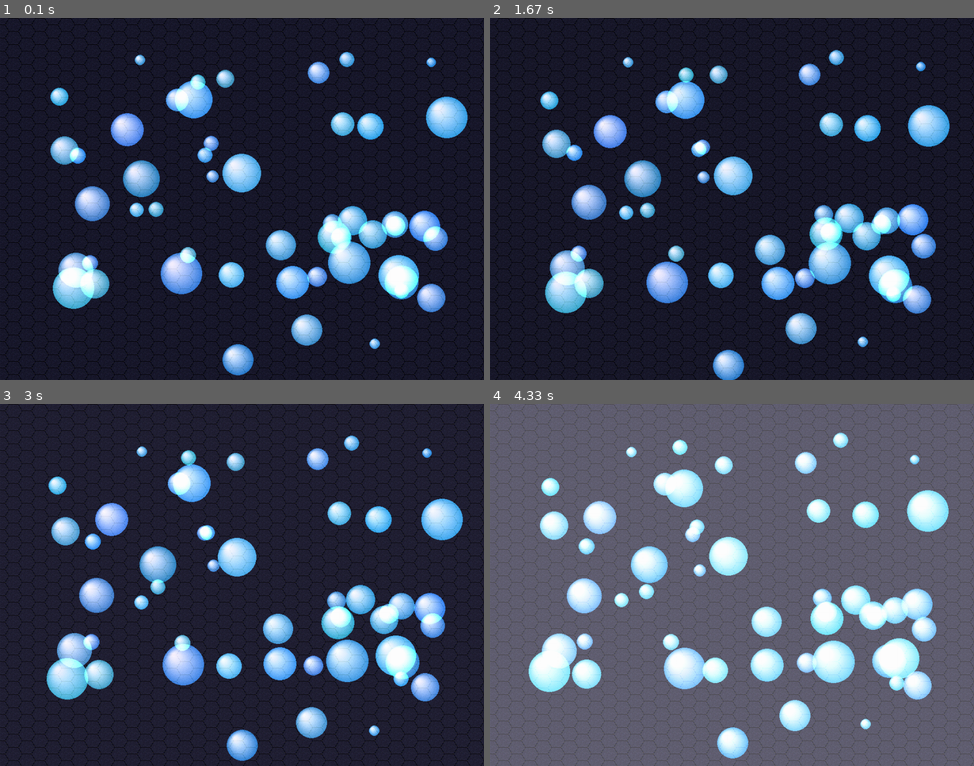
Above: before the commit, frames 1-4 (two rows, left to right).
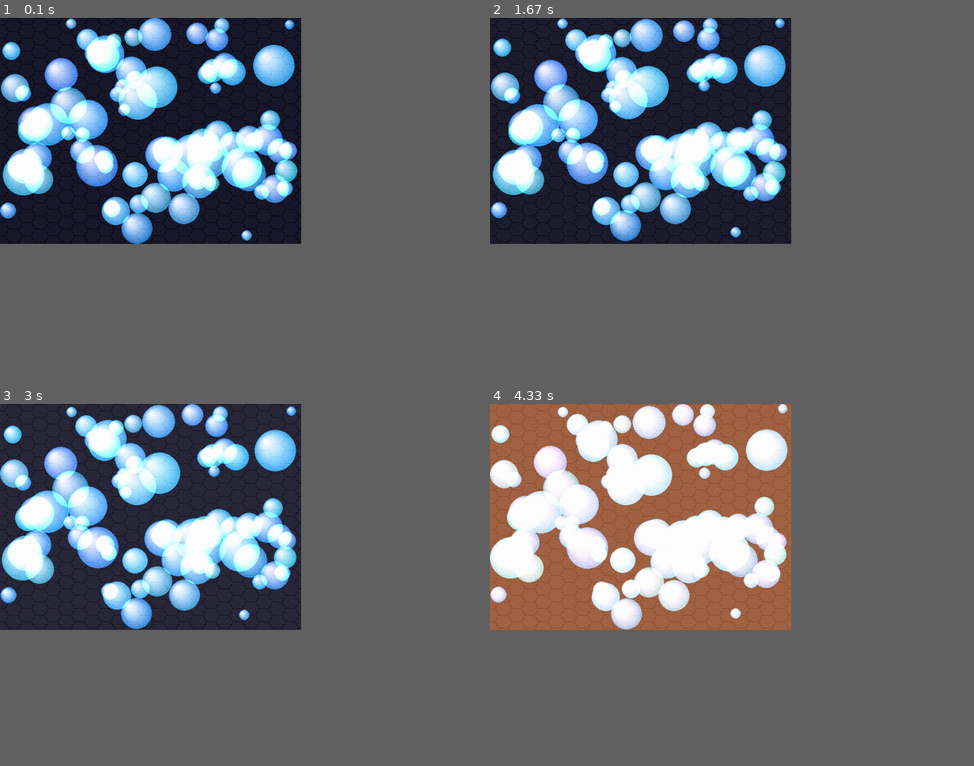
Above: after the commit, the same moments.

Repository: NCSubScript/Evourge
Game: pygame game, started from main.py
Same seed, same stepped clock (60 frames per second), same inputs: the game is played once before the commit and once after it.
Inputs:
- Up to frame 1 (0.1 s): no input
- Up to frame 2 (1.67 s): no input
- Up to frame 3 (3 s): no input
- Up to frame 4 (4.33 s): no input
The window is 900x673 before the commit and 560x420 after it. Grey fills any space a smaller window leaves; there, only what the larger window draws over its background counts as a difference.

The runs differ from the first frame. In frame 1, 33% of the frame differs, in the area x 0-100%, y 0-100%; in frame 2, 33%; in frame 3, 34%; in frame 4, 96%.

Commit message:
Before Breakage

Diff:
--- a/application.py
+++ b/application.py
@@ -2,11 +2,18 @@
 from seasons import Cycles
 from creature import Creatures
 import math
+import time
 class App():
     def __init__(self) -> None:
         self.gui = GUI(self)
         self.cycles = None
         self.creatures = Creatures(self)
+        self.pnow = time.time()
+        self.lastFrame = self.pnow
+        self.frameRate = 0
+        self.fdt = 0.0001
+        self.maxFrameRate = 0
+        self.lastFrameTime = self.pnow - self.gui.fps
 
     def run(self) -> None:
         self.gui.initPygame()
@@ -18,9 +25,25 @@
 
 
         while self._running:
-            self.running()
+            self.clockFrame()
+            if self.now > self.lastFrameTime + ((60 / self.gui.fps) / 60):
+                self.fdt = self.now - self.lastFrameTime
+                self.running()
+
+
 
         self.onExit()
+
+    def clockFrame(self):
+        self.now = time.time()
+        while self.now == self.pnow:
+            self.now = time.time()
+        self.dt = self.now - self.pnow
+        self.maxFrameRate = 60 / self.dt / 60
+        # print(f'FPS={60 / self.fdt / 60} {self.maxFrameRate=}')
+        if self.now < self.lastFrameTime + (((60 / self.gui.fps) / 60) / 2):
+            time.sleep((self.now + (((60 / self.gui.fps) / 60) / 2)) - self.now)
+        self.pnow = self.now
 
     def loop(self):
         self.cycles.changeColors()
@@ -28,6 +51,7 @@
 
 
     def running(self):
+        self.lastFrameTime = time.time()
         self.gui.processEvents()
         self.gui.processInputs()
         self.loop()
--- a/creature.py
+++ b/creature.py
@@ -1,6 +1,7 @@
 import random
 import pygame
 import math
+import time
 
 class Creatures:
     def __init__(self, app):
@@ -9,8 +10,12 @@
         self.data = []
 
     def generate(self):
+        self.count = int(math.sqrt((self.app.gui.window.children["field"].width * self.app.gui.window.children["field"].width)) / 8)
         while len(self.data) < self.count:
             self.data.append(Creature(self.app))
+
+        if self.count and len(self.data) > self.count:
+            del self.data[self.count:]
 
     def render(self, display):
         for creature in self.data:
@@ -21,19 +26,23 @@
             creature.move()
 
     def genLocation(self):
+        self.generate()
         for creature in self.data:
             creature.genLocation()
-()
+
 class Creature:
     def __init__(self, app) -> None:
         self.app = app
         self.location = None
+        self.size = random.randint(10, 45)
         self.genLocation()
         self.color = [random.randint(20, 50), random.randint(100, 150), random.randint(150, 200)]
-        self.size = random.randint(10, 45)
+        self.rect = None
+        self.lastMove = 0
+        self.mps = 10
+        self.draw()
 
-    def render(self, display):
-
+    def draw(self):
         color = self.color.copy()
         size = self.size
         location = [size, size]
@@ -43,11 +52,11 @@
         bstep = (255 - color[2]) / math.floor(size / 2)
 
         # display = display.convert_alpha()
-        surface = pygame.Surface((size*2, size*2), pygame.HIDDEN, 32)
+        self.rect = pygame.Surface((size*2, size*2), pygame.HIDDEN, 32)
 
         while size > 2:
             # print(f'{color=} {location=} {size=} {rstep=} {gstep=} {bstep=}')
-            pygame.draw.circle(surface, tuple(color), location, size)
+            pygame.draw.circle(self.rect, tuple(color), location, size)
             size -= 2
             location[0] -= 1
             location[1] -= 1
@@ -55,16 +64,19 @@
             color[1] = min(255, int(color[1] + gstep))
             color[2] = min(255, int(color[2] + bstep))
 
-        display.blit(surface, self.location, special_flags=pygame.BLEND_RGBA_ADD)
+    def render(self, display):
+         display.blit(self.rect, (self.location[0] - self.size, self.location[1] - self.size), special_flags=pygame.BLEND_RGBA_ADD)
 
     def genLocation(self):
         w = self.app.gui.window.children["field"].width
         h = self.app.gui.window.children["field"].height
-        self.location = [random.randint(int(w*0.1), w-int(w*0.1)), \
-                         random.randint(int(h*0.1), h-int(h*0.1))]
+        self.location = [random.randint(int(self.size), int(w-self.size)), \
+                         random.randint(int(self.size), int(h-self.size))]
 
     def move(self):
-        self.location[0] += random.randint(-2, 2)
-        self.location[0] = min(self.app.gui.window.children["field"].width, max(0, self.location[0]))
-        self.location[1] += random.randint(-2, 2)
-        self.location[1] = min(self.app.gui.window.children["field"].height, max(0, self.location[1]))
+        if self.app.now - self.lastMove > ((1 / 60) * (60 / self.mps)):
+            self.location[0] += random.randint(-1, 1)
+            self.location[0] = min(self.app.gui.window.children["field"].width-self.size, max(self.size, (self.location[0])))
+            self.location[1] += random.randint(-1, 1)
+            self.location[1] = min(self.app.gui.window.children["field"].height-self.size, max(self.size, (self.location[1])))
+            self.lastMove = time.time()
--- a/gui.py
+++ b/gui.py
@@ -127,17 +127,36 @@
 class Window():
     def __init__(self, app) -> None:
         self.app = app
-        self.width = 1027
-        self.height = 768
+        self.surfaceOptions = pygame.HWSURFACE|pygame.DOUBLEBUF|pygame.RESIZABLE
+        self.externalWidth = 640
+        self.externalHeight = 480
+        self.width = 640
+        self.height = 480
+        self.maxWidth = 640
+        self.maxHeight = 480
         self.children = {}
         self.children["field"] = Field(self.app)
 
-    def getSize(self):
-        return (self.width, self.height)
+    def getSize(self, scaled = True):
+        if scaled and self.getSurfaceOptions() & pygame.SCALED:
+            return (self.width, self.height)
+
+        return (self.externalWidth, self.externalHeight)
 
     def setSize(self, width, height):
-        self.width = width
-        self.height = height
+        self.externalWidth = width
+        self.externalHeight = height
+
+        if self.externalWidth > self.maxWidth:
+            self.width = self.maxWidth
+        else:
+            self.width = self.externalWidth
+
+        if self.externalHeight > self.maxHeight:
+            self.height = self.maxHeight
+        else:
+            self.height = self.externalHeight
+
 
         for child in self.children.values():
             child.setSize((width, height))
@@ -145,26 +164,40 @@
     def render(self, display):
         for child in self.children.values():
             child.render(display)
+
+    def getSurfaceOptions(self):
+        if (self.externalWidth > self.maxWidth) or (self.externalHeight > self.maxHeight):
+            return self.surfaceOptions # |pygame.SCALED
+        return self.surfaceOptions # & ~pygame.SCALED
 
 class GUI():
     def __init__(self, app) -> None:
         self.app = app
         self.window = Window(self.app)
-        self.surfaceOptions = pygame.HWSURFACE|pygame.DOUBLEBUF|pygame.RESIZABLE
+
         self.colorDepth = 32
         self.screenId = 0
+        self.activeDisplay = 0
         self.vsync = 1
         self.muted = 1
         self.display = None
-        self.fps = 30
+        self.fps = 60
+
 
 
 
 
     def updateDisplay(self):
-        self.display = pygame.display.set_mode(self.window.getSize(), self.surfaceOptions, self.colorDepth, self.screenId, self.vsync)
+
+        if self.display is not None and self.window.getSurfaceOptions() != self.display.get_flags():
+            pygame.display.quit()
+            pygame.display.init()
+        self.display = pygame.display.set_mode(size=self.window.getSize(False), flags=self.window.getSurfaceOptions(), depth=self.colorDepth, display=self.screenId, vsync=self.vsync)
+        self.window.surfaceOptions = self.display.get_flags()
+        print(f'{self.window.getSize(False)=} {self.window.getSurfaceOptions()=} {self.window.surfaceOptions=} {self.display.get_flags()=} {self.window.getSurfaceOptions() & self.display.get_flags()} {self.display.get_flags()=}')
         self.window.children["field"].setSize(self.window.getSize())
         self.window.children["field"].background.render()
+        self.activeDisplay = self.screenId
 
     def initPygame(self):
         if not self.muted:
@@ -177,9 +210,9 @@
 
     def setSurfaceOptions(self, options):
         if isinstance(options, str):
-            self.surfaceOptions = eval(options)
+            self.window.surfaceOptions = eval(options)
         else:
-            self.surfaceOptions = options
+            self.window.surfaceOptions = options
 
     def close(self):
         pygame.quit()
@@ -194,6 +227,9 @@
     def onEvent(self, event):
         if event.type == pygame.QUIT:
             self.app.sigKill()
+        if event.type == pygame.WINDOWDISPLAYCHANGED:
+            self.screenId = int(event.display_index)
+            print(f'{self.screenId=}')
         if event.type == pygame.VIDEORESIZE:
             self.window.setSize(event.w, event.h)
             self.updateDisplay()
@@ -209,4 +245,4 @@
         self.window.render(self.display)
 
         pygame.display.flip()
-        pygame.time.Clock().tick(self.fps)
+        # pygame.time.Clock().tick(self.fps)
